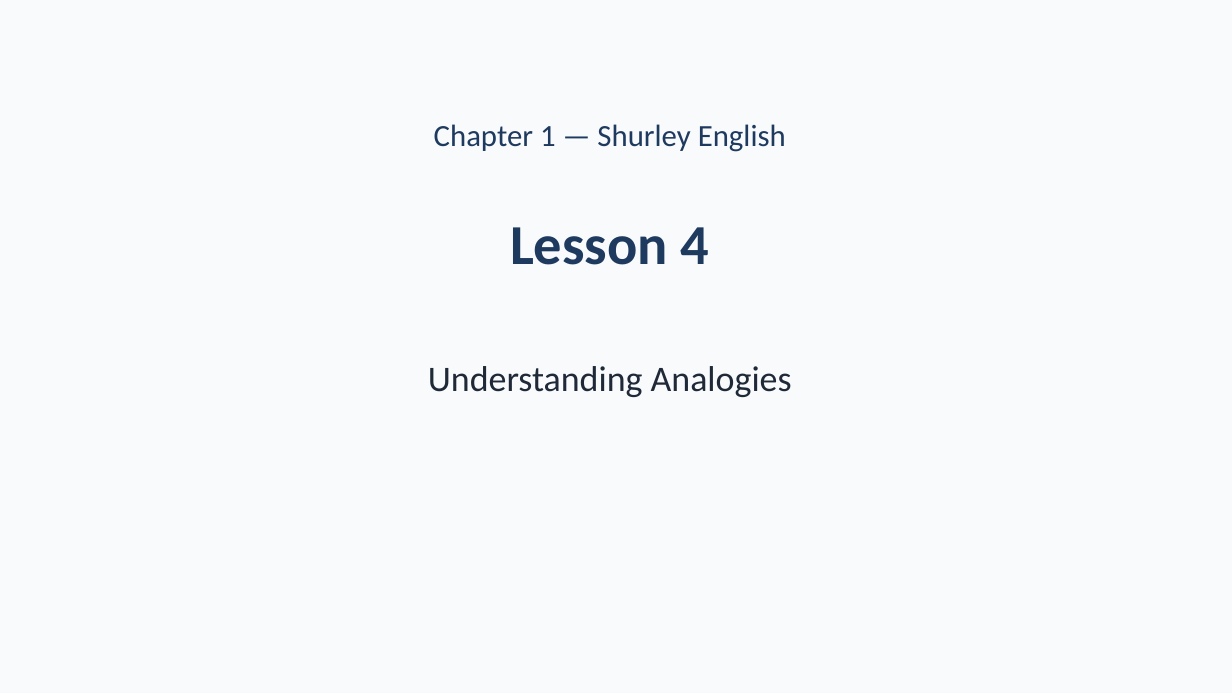
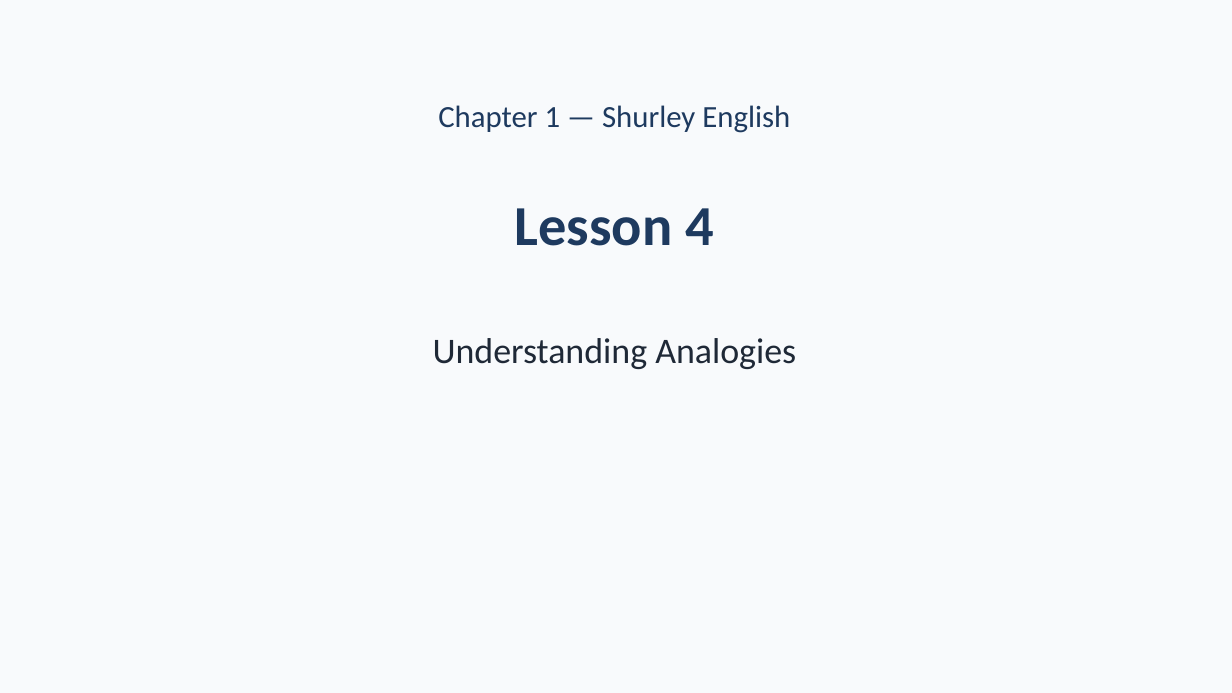
Before and after one commit to owenreagan-cyber/shurley-packet-system, a slide deck: slide 1 of exports/teacher-resource-packs/Shurley_Chapter_1_Teacher_Resource_Pack/05_Presentations/Ch.1_Lesson_4_Analogies.pptx. Drawn at 1232x693 pixels with LibreOffice and Linux fonts; fonts in the diff are those of the drawing. Boxes give left, top, right and bottom in pixels: in the first picture for what was removed or moved away, otherwise in the second. Text is boxed around its words. In the diff, an @@ line names an element or a change of style, - is before the commit and + after.

```diff
--- a/exports/teacher-resource-packs/Shurley_Chapter_1_Teacher_Resource_Pack/05_Presentations/Ch.1_Lesson_4_Analogies.pptx
+++ b/exports/teacher-resource-packs/Shurley_Chapter_1_Teacher_Resource_Pack/05_Presentations/Ch.1_Lesson_4_Analogies.pptx
@@ text "Chapter 1 — Shurley English": place and size @@
-text "Chapter 1 — Shurley English" at (434,124,786,152)
+text "Chapter 1 — Shurley English" at (438,105,790,133)
@@ text "Lesson 4": place and size @@
-text "Lesson 4" at (510,227,710,265)
+text "Lesson 4" at (515,208,714,246)
@@ text "Understanding Analogies": place and size @@
-text "Understanding Analogies" at (428,366,792,397)
+text "Understanding Analogies" at (433,338,796,369)
```
Also in this commit, not shown: 4 other slides changed, 2 slides added, 4 slides removed, 35 other files.
